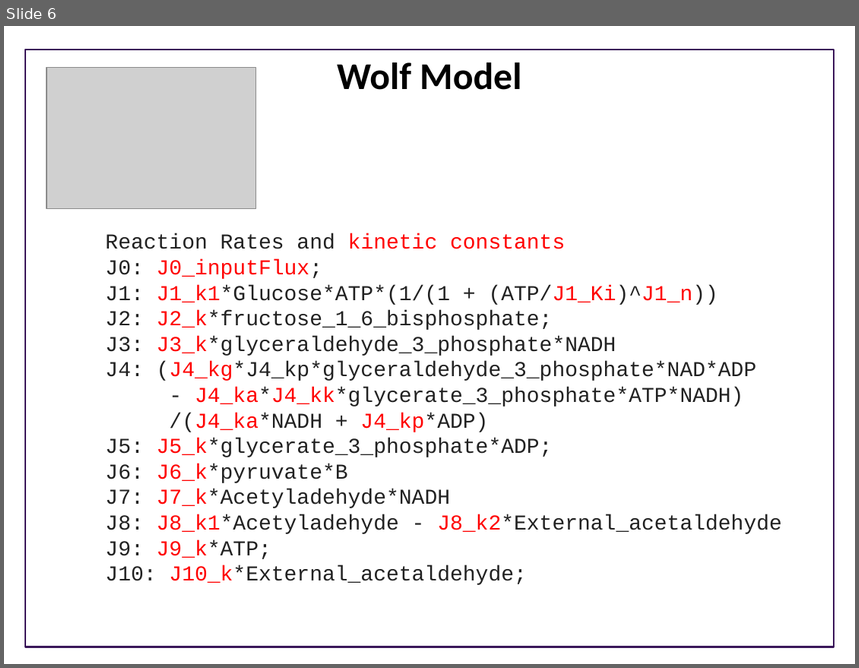
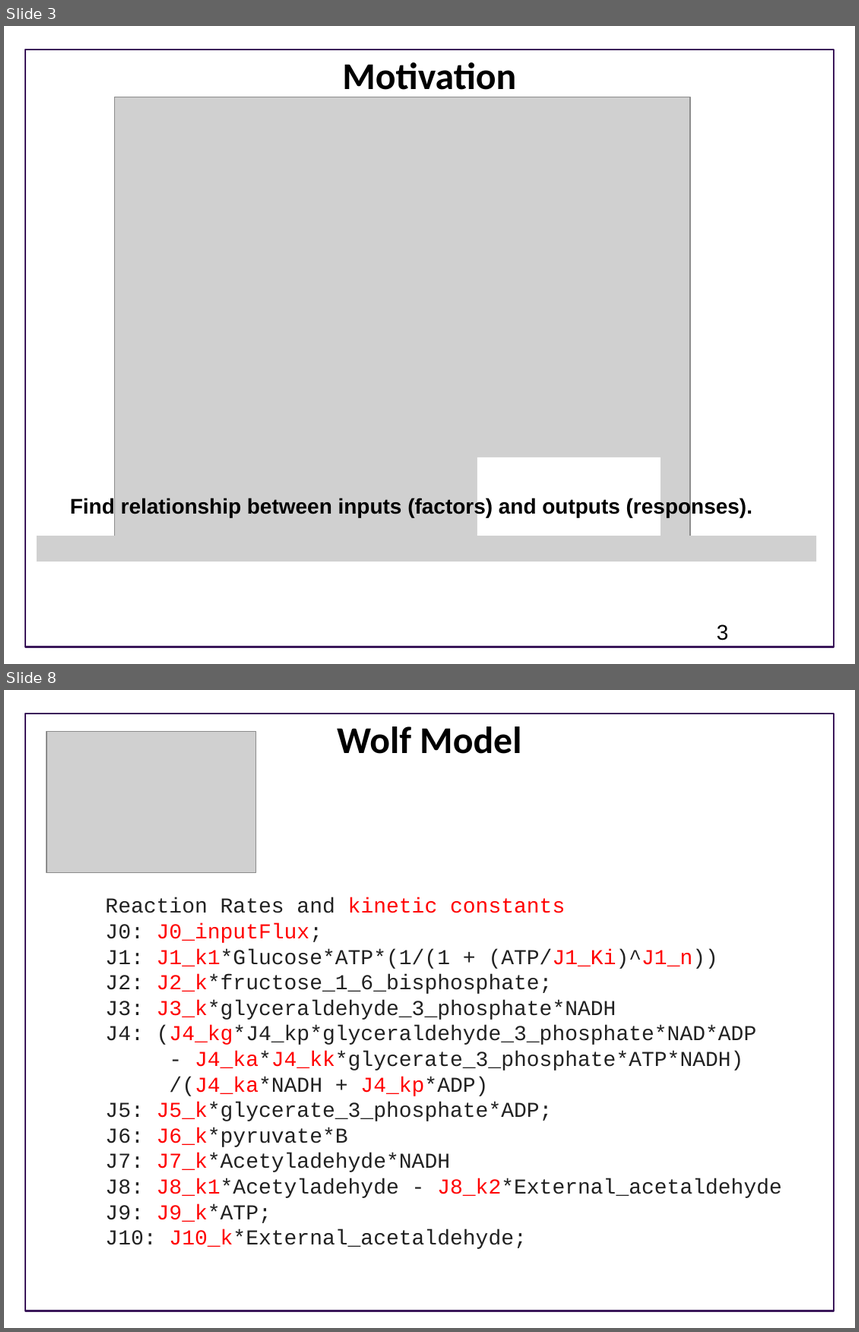
Before and after one commit to ModelEngineering/BIOEN-437, a slide deck: Lectures/Design-Of-Experiments/doe_overview.pptx. Shown one above the other, each under a label of ours: slide 6 before the commit, slides 3 and 8 after it; the slides between them are not shown. The pictures are 859x668 and 859x1332 pixels, drawn with LibreOffice and Linux fonts; fonts in the diff are those of the drawing; grey boxes stand for pictures; background and template pictures are left out. Boxes give left, top, right and bottom in pixels: in the first picture for what was removed or moved away, otherwise in the second. Text is boxed around its words. In the diff, an @@ line names an element or a change of style, - is before the commit and + after.

```diff
--- a/Lectures/Design-Of-Experiments/doe_overview.pptx
+++ b/Lectures/Design-Of-Experiments/doe_overview.pptx
@@ slide 3 added at box(4, 26, 855, 664), background #FFFFFF; not listed: 1 template element that a slide beside it also shows @@
@@ title added at box(342, 62, 516, 98), 32 pt, text #000000, bold @@
+Motivation
@@ picture added at box(115, 97, 690, 556) @@
@@ rectangle added at box(477, 458, 661, 555), fill #FFFFFF @@
@@ text added at box(70, 497, 753, 518), 18 pt, text #000000, bold @@
+Find relationship between inputs (factors) and outputs (responses).
@@ picture added at box(37, 536, 816, 561) @@
@@ page number added at box(717, 625, 729, 641), 18 pt, text #000000 @@
+3
@@ what was slide 6 is now slide 8 @@
```
Also in this commit, not shown: 11 slides changed, 2 other slides added, 1 other file.
